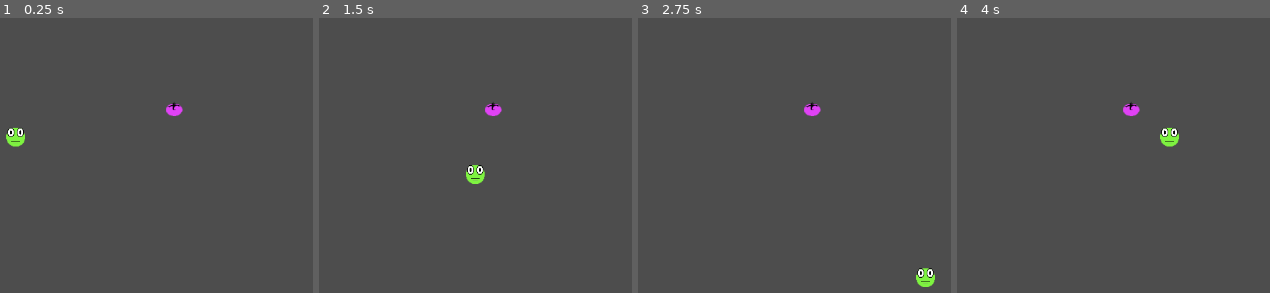
Above: before the commit, frames 1-4 (left to right).
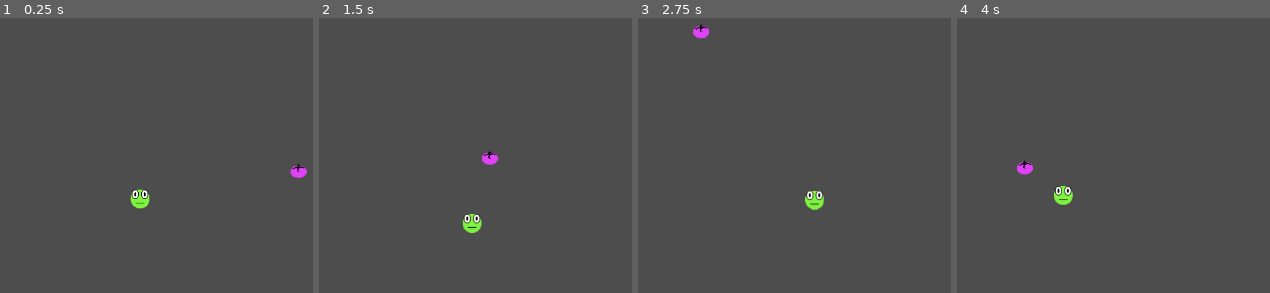
Above: after the commit, the same moments.

Repository: sli-svg/Godot_tomato_project
Game: Godot game, scene res://scenes/main.tscn
Same seed, same stepped clock (60 frames per second), same inputs: the game is played once before the commit and once after it. The project has no main scene, so this scene is started directly.
Inputs:
- Up to frame 1 (0.25 s): no input
- Up to frame 2 (1.5 s): tap Enter (plant_seed, bound only after the commit) at 0.5, 0.6, 1.35 s; hold Right (ui_right) 0.53-1.28 s; hold Down (ui_down) from 1.28 s (still down)
- Up to frame 3 (2.75 s): release Down (ui_down) at 2.03 s; hold Right (ui_right) from 2.03 s (still down); tap Enter (plant_seed, bound only after the commit) at 2.1 s
- Up to frame 4 (4 s): release Right (ui_right) at 2.78 s; hold Up (ui_up) 2.78-3.53 s; tap Enter (plant_seed, bound only after the commit) at 2.85, 3.6 s; hold Left (ui_left) from 3.53 s (still down)

The runs differ from the first frame. In frame 1, 1.1% of the frame differs, in the area x 1-99%, y 30-70%; in frame 2, 1.1%; in frame 3, 1.1%, in the area x 17-95%, y 2-98%; in frame 4, 1.1%.

Commit message:
Updated Tomato Node

Diff:
--- a/tomato-game-project-12dt/project.godot
+++ b/tomato-game-project-12dt/project.godot
@@ -40,7 +40,7 @@
 , Object(InputEventKey,"resource_local_to_scene":false,"resource_name":"","device":0,"window_id":0,"alt_pressed":false,"shift_pressed":false,"ctrl_pressed":false,"meta_pressed":false,"pressed":false,"keycode":0,"physical_keycode":68,"key_label":0,"unicode":0,"location":0,"echo":false,"script":null)
 ]
 }
-action={
+plant_seed={
 "deadzone": 0.2,
 "events": [Object(InputEventKey,"resource_local_to_scene":false,"resource_name":"","device":0,"window_id":0,"alt_presse …(194 unchanged characters)…
 , Object(InputEventKey,"resource_local_to_scene":false,"resource_name":"","device":0,"window_id":0,"alt_pressed":false, …(185 unchanged characters)…
--- a/tomato-game-project-12dt/scenes/main.tscn
+++ b/tomato-game-project-12dt/scenes/main.tscn
@@ -8,5 +8,13 @@
 [node name="Player" parent="." unique_id=288673987 instance=ExtResource("1_o5qli")]
 position = Vector2(441, 261)
 
+[node name="RemoteTransform2D" type="RemoteTransform2D" parent="Player" unique_id=864489997]
+visibility_layer = 5
+remote_path = NodePath("../../Camera2D")
+
 [node name="Tomato" parent="." unique_id=2090982903 instance=ExtResource("2_0wfyh")]
 position = Vector2(695, 217)
+
+[node name="Camera2D" type="Camera2D" parent="." unique_id=764322769]
+position = Vector2(441, 261)
+position_smoothing_enabled = true
--- a/tomato-game-project-12dt/scenes/tomato.tscn
+++ b/tomato-game-project-12dt/scenes/tomato.tscn
@@ -1,7 +1,36 @@
 [gd_scene format=3 uid="uid://cvxoiw8lbxwf4"]
 
 [ext_resource type="Script" uid="uid://cxqsglgv3ft0f" path="res://scripts/tomato.gd" id="1_tsxsy"]
-[ext_resource type="Texture2D" uid="uid://c8byoln8u6gus" path="res://assets/tomato-stage-four.png" id="2_pjj58"]
+[ext_resource type="Texture2D" uid="uid://c8byoln8u6gus" path="res://assets/tomato-stage-three.png" id="2_pjj58"]
+[ext_resource type="Texture2D" uid="uid://dyo4icjow206o" path="res://assets/tomato-stage-one.png" id="3_m5p4s"]
+[ext_resource type="Texture2D" uid="uid://bwnnsgjaso1s1" path="res://assets/tomato-stage-two.png" id="4_362f4"]
+
+[sub_resource type="SpriteFrames" id="SpriteFrames_pjj58"]
+animations = [{
+"frames": [{
+"duration": 1.0,
+"texture": ExtResource("2_pjj58")
+}],
+"loop": true,
+"name": &"mutated_tomato",
+"speed": 5.0
+}, {
+"frames": [{
+"duration": 1.0,
+"texture": ExtResource("3_m5p4s")
+}],
+"loop": true,
+"name": &"seedling",
+"speed": 5.0
+}, {
+"frames": [{
+"duration": 1.0,
+"texture": ExtResource("4_362f4")
+}],
+"loop": true,
+"name": &"tomato",
+"speed": 5.0
+}]
 
 [sub_resource type="CapsuleShape2D" id="CapsuleShape2D_t24vs"]
 height = 26.0
@@ -9,10 +38,11 @@
 [node name="Tomato" type="CharacterBody2D" unique_id=2090982903]
 script = ExtResource("1_tsxsy")
 
-[node name="Sprite2D" type="Sprite2D" parent="." unique_id=337378425]
+[node name="AnimatedSprite2D" type="AnimatedSprite2D" parent="." unique_id=1985572596]
 position = Vector2(5.9604645e-07, -1.9999998)
 scale = Vector2(0.8666667, 0.8666667)
-texture = ExtResource("2_pjj58")
+sprite_frames = SubResource("SpriteFrames_pjj58")
+animation = &"mutated_tomato"
 
 [node name="CollisionShape2D" type="CollisionShape2D" parent="." unique_id=699080727]
 rotation = 1.5707964
--- a/tomato-game-project-12dt/scripts/player.gd
+++ b/tomato-game-project-12dt/scripts/player.gd
@@ -1,4 +1,6 @@
 extends CharacterBody2D
+
+signal plant_seed
 
 var speed: float = 300.0
 
@@ -12,6 +14,9 @@
 	direction.x = Input.get_axis("ui_left", "ui_right")
 	direction.y = Input.get_axis("ui_up", "ui_down")
 
+	if Input.is_action_just_pressed("plant_seed"):
+		emit_signal("plant_seed")
+
+
 	velocity = speed * direction.normalized()
-
 	move_and_slide()
Binary file removed: tomato-game-project-12dt/assets/tomato-stage-four.png
Binary file added: tomato-game-project-12dt/assets/tomato-stage-one.png
Not shown, changed: tomato-game-project-12dt/assets/tomato-stage-one.png.import
Binary file changed: tomato-game-project-12dt/assets/tomato-stage-three.png
Not shown, changed: tomato-game-project-12dt/assets/tomato-stage-three.png.import
Binary file changed: tomato-game-project-12dt/assets/tomato-stage-two.png
Not shown, changed: tomato-game-project-12dt/assets/tomato-stage-two.png.import
